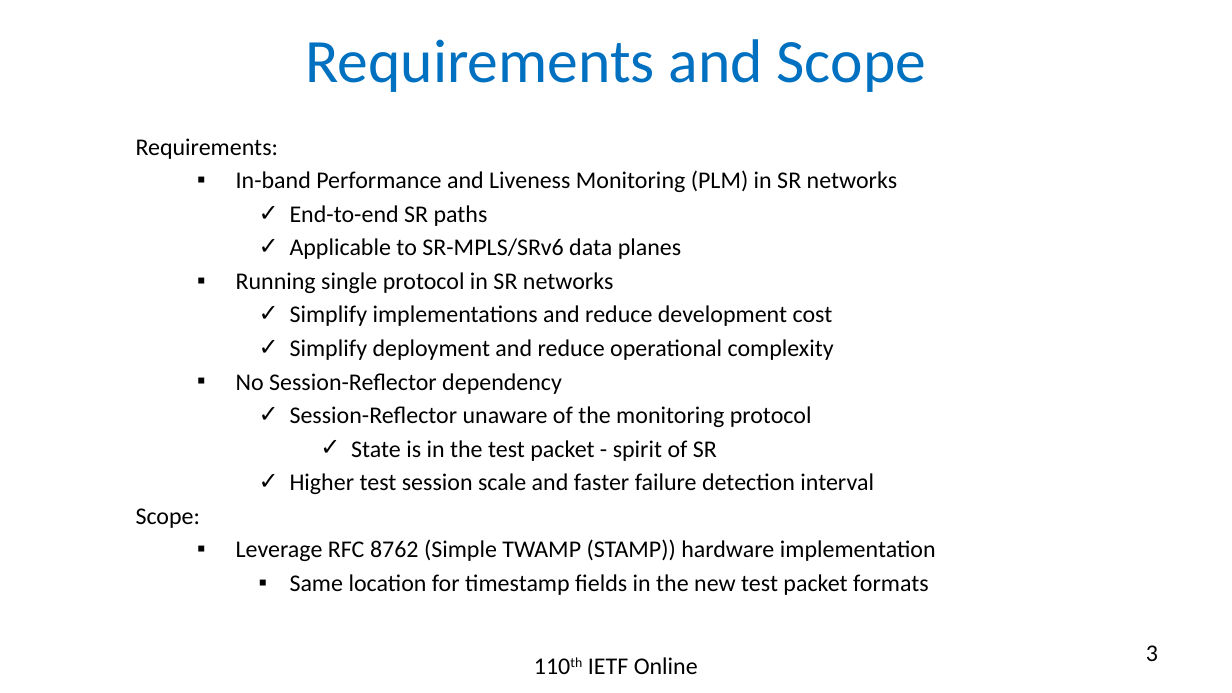
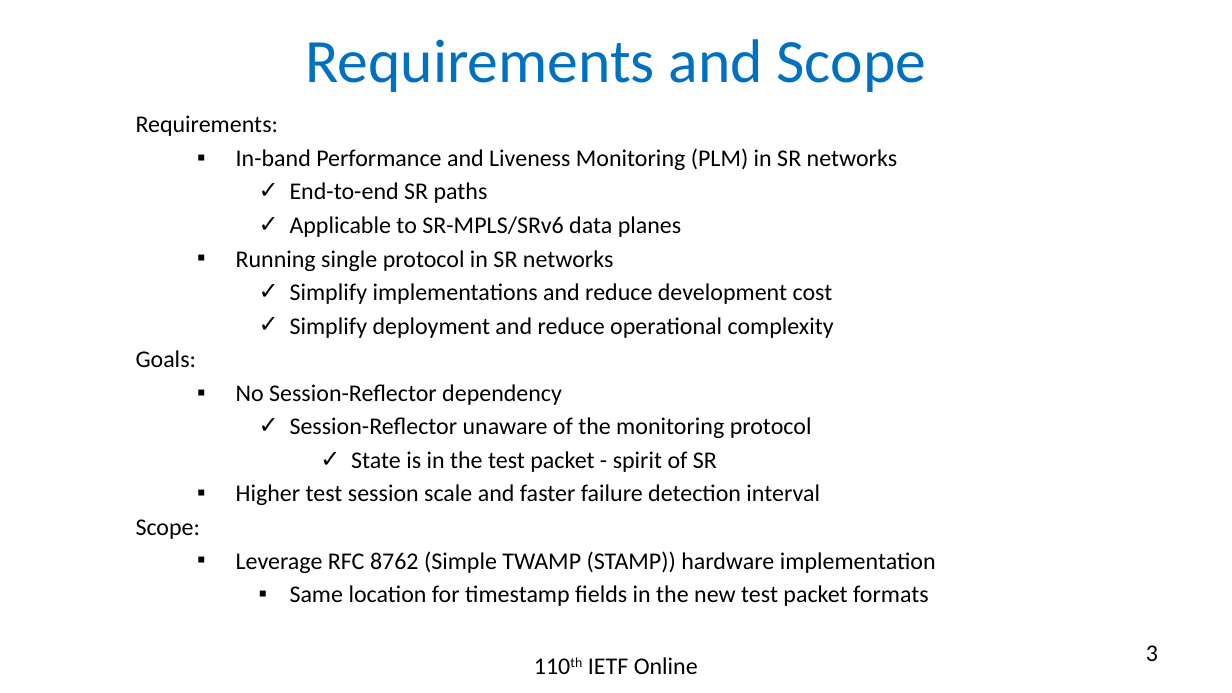
Before and after one commit to rakgandhi/ietf-slides, a slide deck: slide 3 of draft-gandhi-spring-sr-enhanced-plm-04.pptx. Drawn at 1232x693 pixels with LibreOffice and Linux fonts; fonts in the diff are those of the drawing. Boxes give left, top, right and bottom in pixels: in the first picture for what was removed or moved away, otherwise in the second. Text is boxed around its words. In the diff, an @@ line names an element or a change of style, - is before the commit and + after.

```diff
--- a/draft-gandhi-spring-sr-enhanced-plm-04.pptx
+++ b/draft-gandhi-spring-sr-enhanced-plm-04.pptx
@@ text "Requirements:": place and size @@
-text "Requirements:" at <box>136,138,936,595</box>
+text "Requirements:" at <box>136,115,936,606</box>
@@ text at <box>136,350,197,367</box>: paragraph added @@
+Goals:
@@ text at <box>236,484,820,505</box>: bullet ✓ to ▪; list level 3 to 2 in "Higher test session scale and ..." @@
```
Also in this commit, not shown: 3 other slides changed, 5 other files.
